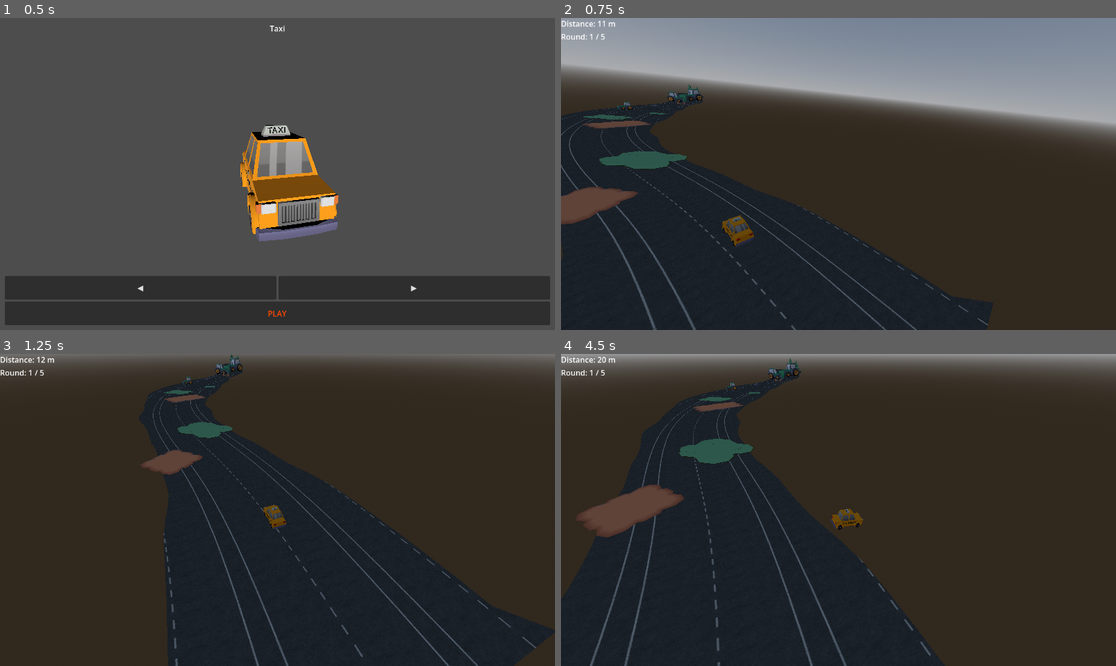
Above: before the commit, frames 1-4 (two rows, left to right).
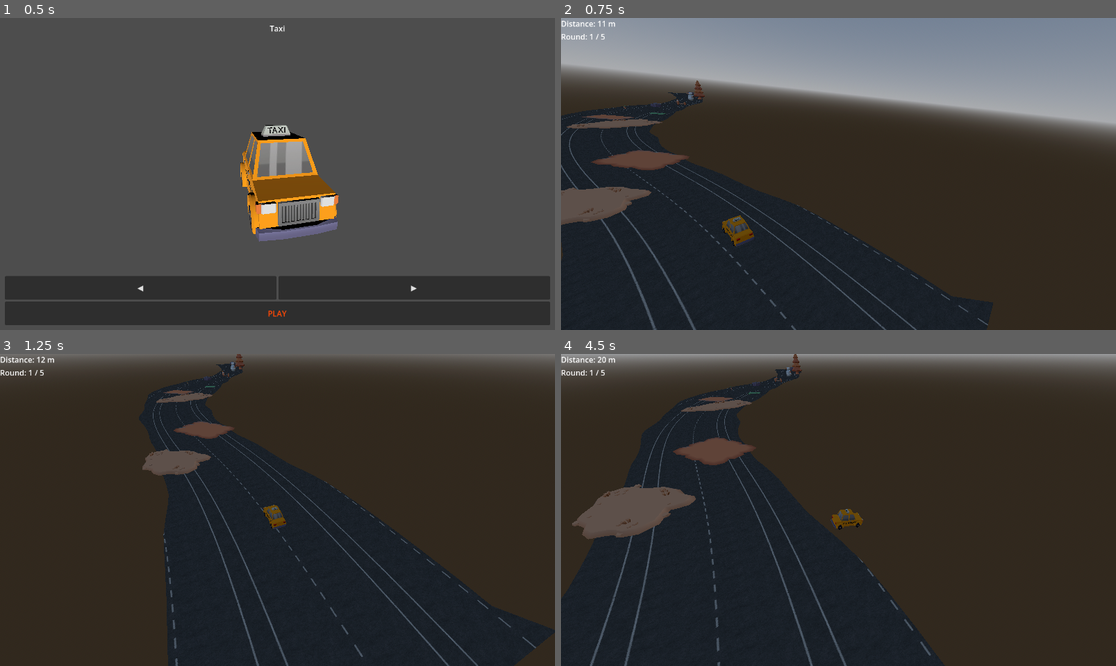
Above: after the commit, the same moments.

Repository: RuntimeRebelsStudio/YouAreYourOwnEnemy
Game: Godot game, scene res://scenes/main/main.tscn
Two runs of this game, one before a commit and one after it. Both use one fixed random seed, a clock stepped at 60 frames per second and the inputs below.
Inputs (mouse positions are in pixels of both pictures, inside the frame that each line leads up to):
- Up to frame 1 (0.5 s): no input
- Up to frame 2 (0.75 s): click "PLAY" at 0.5 s
- Up to frame 3 (1.25 s): no input
- Up to frame 4 (4.5 s): move the mouse to (960, 494) at 1.27 s; hold D (right) 1.28-2.03 s; move the mouse to (727, 525) at 2.02 s; hold S (backward) 2.03-2.78 s; move the mouse to (894, 441) at 2.77 s; hold D (right) 2.78-3.53 s; move the mouse to (810, 572) at 3.52 s; hold W (forward) 3.53-4.28 s; move the mouse to (1005, 556) at 4.27 s; hold A (left) from 4.28 s (still down)

Frame 1 is identical in both runs. In frame 2, 1.6% of the frame differs, in the area x 0-26%, y 20-67%; in frame 3, 1.0%; in frame 4, 2.2%, in the area x 2-44%, y 0-60%.

Commit message:
fix: Corrected values for obstacles

Diff:
--- a/scenes/obstacle/character-archer.tscn
+++ b/scenes/obstacle/character-archer.tscn
@@ -17,7 +17,7 @@
 
 [node name="CharacterArcher" type="StaticBody3D" unique_id=115081565]
 script = ExtResource("1_gaqt4")
-max_scale = 5.0
+max_scale = 4.0
 
 [node name="character-archer2" parent="." unique_id=1926406595 instance=ExtResource("1_g0304")]
 
--- a/scenes/obstacle/cone.tscn
+++ b/scenes/obstacle/cone.tscn
@@ -11,7 +11,7 @@
 
 [node name="Cone" type="StaticBody3D" unique_id=624668857]
 script = ExtResource("1_dlyd5")
-max_scale = 4.0
+max_scale = 2.5
 
 [node name="cone" parent="." unique_id=1150060469 instance=ExtResource("2_dlyd5")]
 
--- a/scenes/obstacle/fence.tscn
+++ b/scenes/obstacle/fence.tscn
@@ -11,6 +11,7 @@
 
 [node name="Fence" type="StaticBody3D" unique_id=384178719]
 script = ExtResource("1_22en1")
+min_scale = 2.0
 max_scale = 4.0
 
 [node name="fence2" parent="." unique_id=264562992 instance=ExtResource("1_7g223")]
--- a/scenes/obstacle/grass_patch.tscn
+++ b/scenes/obstacle/grass_patch.tscn
@@ -8,6 +8,7 @@
 
 [node name="GrassPatch" type="Area3D" unique_id=1886335771]
 script = ExtResource("1_5e71b")
+slow_factor = 0.55
 
 [node name="patch-grass2" parent="." unique_id=1604982856 instance=ExtResource("1_mvifc")]
 
--- a/scenes/obstacle/pine_fall.tscn
+++ b/scenes/obstacle/pine_fall.tscn
@@ -17,6 +17,7 @@
 
 [node name="PineFall" type="StaticBody3D" unique_id=1814486384]
 script = ExtResource("1_u8r7e")
+min_scale = 2.5
 max_scale = 7.0
 
 [node name="pine-fall" parent="." unique_id=1186503612 instance=ExtResource("1_1hmha")]
--- a/scenes/obstacle/rocks-low.tscn
+++ b/scenes/obstacle/rocks-low.tscn
@@ -11,6 +11,7 @@
 
 [node name="RocksLow" type="StaticBody3D" unique_id=257884894]
 script = ExtResource("2_v6wdc")
+min_scale = 2.0
 max_scale = 5.0
 
 [node name="rocks-low" parent="." unique_id=305773558 instance=ExtResource("1_uvkgx")]
--- a/scenes/obstacle/sand_foliage_patch.tscn
+++ b/scenes/obstacle/sand_foliage_patch.tscn
@@ -8,6 +8,7 @@
 
 [node name="Area3D" type="Area3D" unique_id=1075371587]
 script = ExtResource("1_6vbn7")
+slow_factor = 0.25
 min_scale = 0.5
 max_scale = 2.0
 
--- a/scenes/obstacle/stones.tscn
+++ b/scenes/obstacle/stones.tscn
@@ -11,6 +11,7 @@
 
 [node name="Stones" type="StaticBody3D" unique_id=531490265]
 script = ExtResource("1_x57wq")
+min_scale = 1.5
 
 [node name="stones" parent="." unique_id=405993982 instance=ExtResource("1_g7tp3")]
 
--- a/scenes/obstacle/tracktor-shovel.tscn
+++ b/scenes/obstacle/tracktor-shovel.tscn
@@ -11,7 +11,8 @@
 
 [node name="TracktorShovel" type="StaticBody3D" unique_id=864367755]
 script = ExtResource("1_l31vn")
-max_scale = 4.0
+min_scale = 0.5
+max_scale = 2.5
 
 [node name="tractor-shovel" parent="." unique_id=1213568491 instance=ExtResource("2_xxa2m")]
 
--- a/scenes/obstacle/tree.tscn
+++ b/scenes/obstacle/tree.tscn
@@ -17,7 +17,7 @@
 
 [node name="Tree" type="StaticBody3D" unique_id=576092604]
 script = ExtResource("1_3i47e")
-max_scale = 10.0
+max_scale = 7.0
 
 [node name="CollisionShape3D2" type="CollisionShape3D" parent="." unique_id=1363724005]
 transform = Transform3D(1, 0, 0, 0, 1, 0, 0, 0, 1, -0.0005569458, 0.15016937, -0.0018615723)
--- a/scenes/track/track_chunk.tscn
+++ b/scenes/track/track_chunk.tscn
@@ -15,12 +15,13 @@
 [ext_resource type="PackedScene" uid="uid://cr3cxry76m15i" path="res://scenes/obstacle/tracktor-shovel.tscn" id="11_pifpi"]
 [ext_resource type="PackedScene" uid="uid://c2yoq0dr5pqrg" path="res://scenes/obstacle/snowman.tscn" id="12_egvxw"]
 [ext_resource type="PackedScene" uid="uid://c452hmrrmfxvi" path="res://scenes/obstacle/pine_fall.tscn" id="13_u2be5"]
+[ext_resource type="PackedScene" uid="uid://hst4bjqfi5bk" path="res://scenes/obstacle/sand_foliage_patch.tscn" id="16_u2be5"]
 
 [node name="TrackChunk" type="StaticBody3D" unique_id=443274225]
 script = ExtResource("1_c1u5b")
 road_texture = ExtResource("2_joh5a")
-obstacle_scenes = Array[PackedScene]([ExtResource("5_06kto") …(204 unchanged characters)… rce("12_egvxw"), ExtResource("13_u2be5")])
-patch_scenes = Array[PackedScene]([ExtResource("9_544tm"), ExtResource("9_544tm"), ExtResource("10_556pl")])
+obstacle_scenes = Array[PackedScene]([ExtResource("5_06kto") …(204 unchanged characters)… rce("12_egvxw"), ExtResource("13_u2be5"), ExtResource("9_u0o3u"), ExtResource("5_06kto"), ExtResource("13_u2be5")])
+patch_scenes = Array[PackedScene]([ExtResource("9_544tm"), ExtResource("10_556pl"), ExtResource("16_u2be5")])
 
 [node name="MeshInstance" type="MeshInstance3D" parent="." unique_id=1918029248]
 
